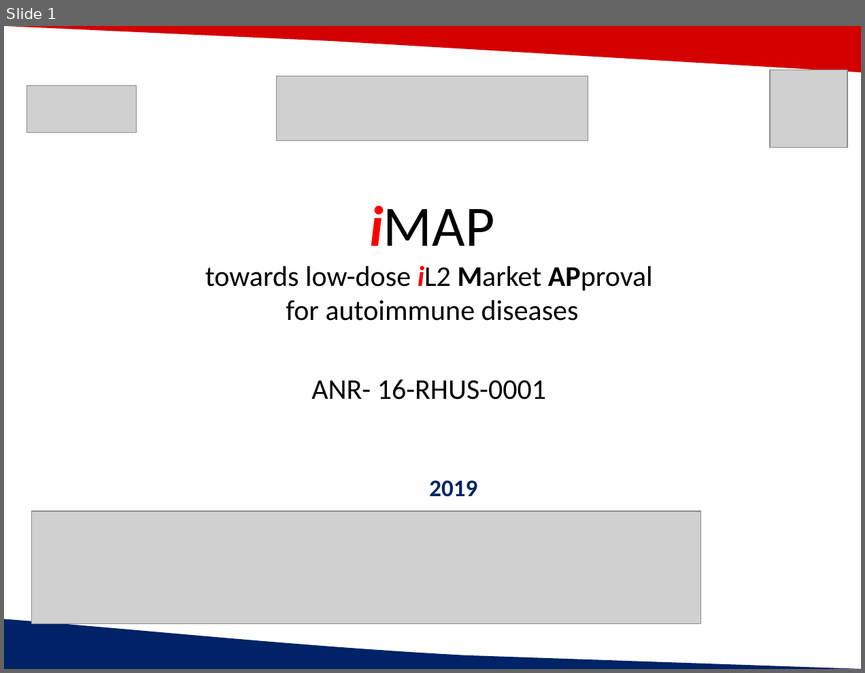
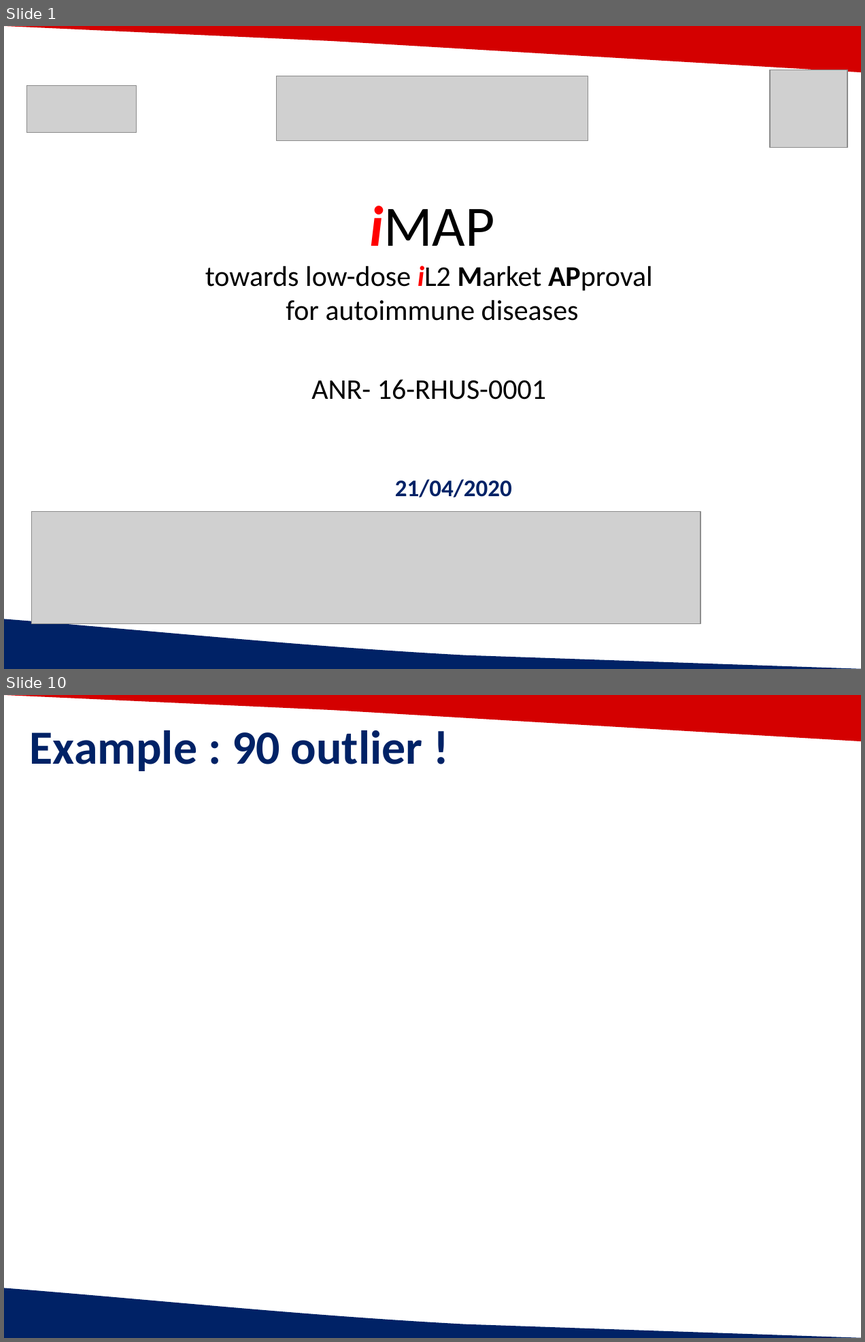
Before and after one commit to Caroline-Peltier/script_bt, a slide deck: pres/IntegrativeAnalysis_ICM_04_21_2020.pptx. Shown one above the other, each under a label of ours: slide 1 before the commit, slides 1 and 10 after it; the slides between them are not shown. The pictures are 865x673 and 865x1342 pixels, drawn with LibreOffice and Linux fonts; fonts in the diff are those of the drawing; grey boxes stand for pictures; background and template pictures are left out. Boxes give left, top, right and bottom in pixels: in the first picture for what was removed or moved away, otherwise in the second. Text is boxed around its words. In the diff, an @@ line names an element or a change of style, - is before the commit and + after.

```diff
--- a/pres/IntegrativeAnalysis_ICM_04_21_2020.pptx
+++ b/pres/IntegrativeAnalysis_ICM_04_21_2020.pptx
@@ slide 10 added at box(4, 695, 861, 1338), background #FFFFFF; not listed: 2 template elements that a slide beside it also shows @@
@@ text added at box(30, 730, 423, 771), 40 pt, text #002266, bold @@
+Example : 90 outlier !
@@ slide 1 changed as well @@
@@ text at box(395, 479, 512, 497): text changed @@
-2019
+21/04/2020
```
Also in this commit, not shown: 10 other slides added, 13 slides removed, 1 other file.
